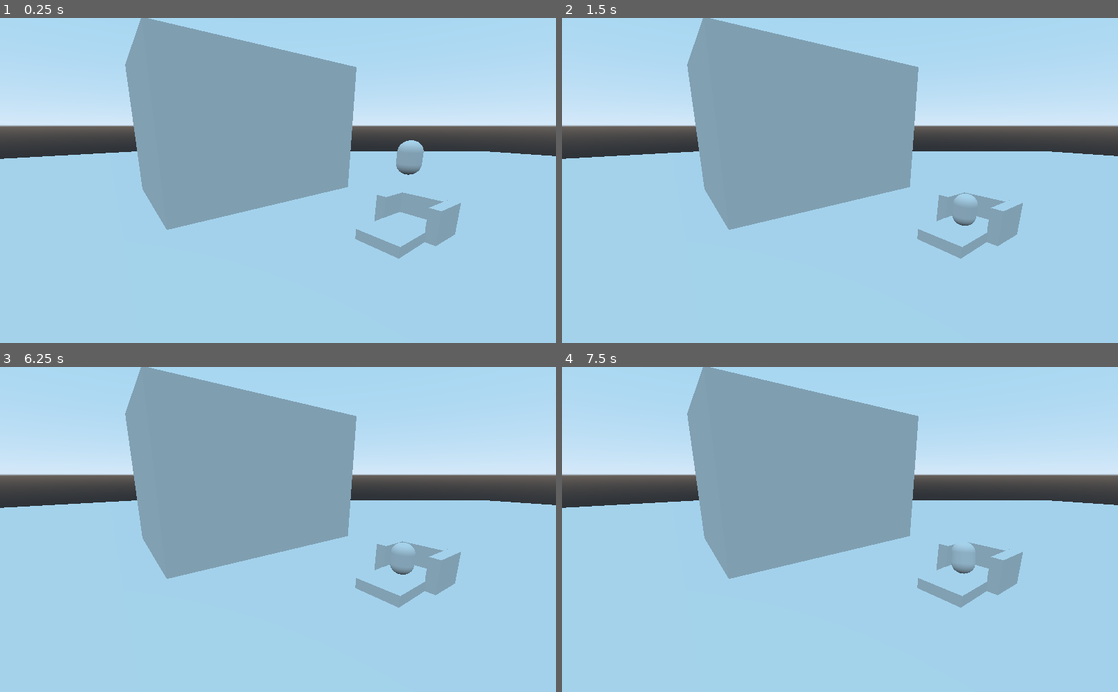
Above: before the commit, frames 1-4 (two rows, left to right).
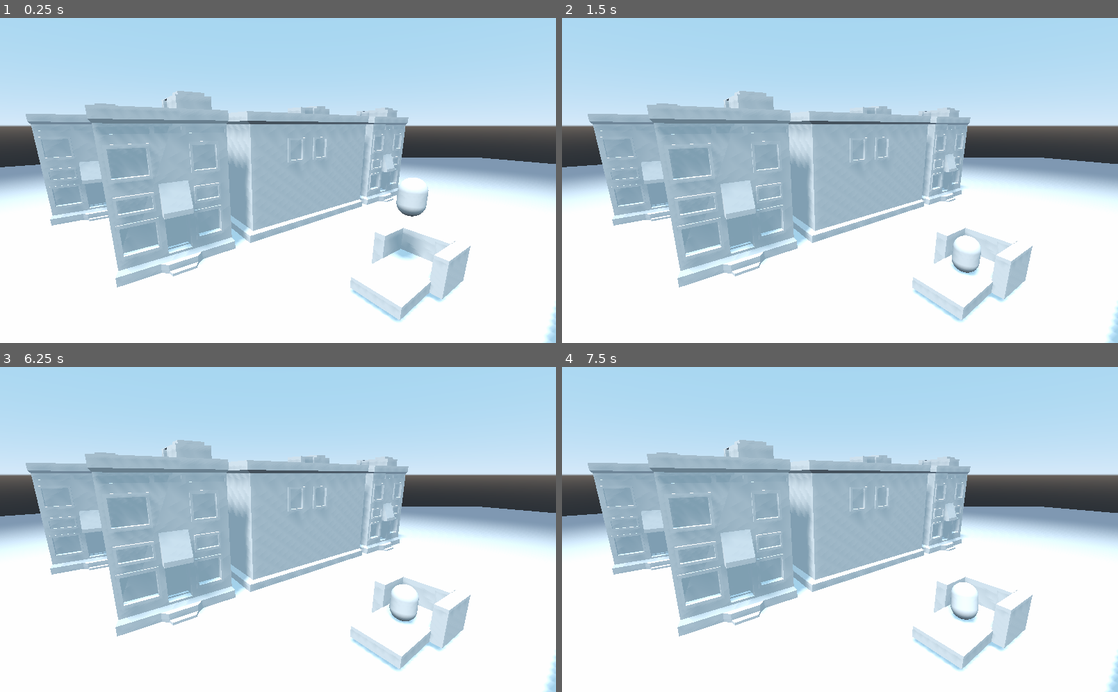
Above: after the commit, the same moments.

Repository: cullumi/One-Second-Speedster
Game: Godot game, scene res://Level 1/Level 1.tscn
Same seed, same stepped clock (60 frames per second), same inputs: the game is played once before the commit and once after it.
Inputs:
- Up to frame 1 (0.25 s): no input
- Up to frame 2 (1.5 s): no input
- Up to frame 3 (6.25 s): tap Enter at 2, 3.5, 5 s; tap Space at 2.75, 4.25, 5.75 s
- Up to frame 4 (7.5 s): no input

The runs differ from the first frame. In frame 1, 71% of the frame differs, in the area x 0-100%, y 0-100%; in frame 2, 71%; in frame 3, 71%; in frame 4, 71%.

Commit message:
No Notable Changes
(Caused by opening levels and running them)

Diff:
--- a/Level 1/Level 1.tscn
+++ b/Level 1/Level 1.tscn
@@ -1,9 +1,11 @@
 [gd_scene load_steps=17 format=2]
 
 [ext_resource path="res://Level 1/Level 1.gd" type="Script" id=1]
-[ext_resource path="res://Level 1/Trolly.gd" type="Script" id=2]
-[ext_resource path="res://Level 1/Real-Time Camera.gd" type="Script" id=3]
-[ext_resource path="res://Level 1/PathFollow.gd" type="Script" id=4]
+[ext_resource path="res://Assets/Meshes/Detailed Building.tscn" type="PackedScene" id=2]
+[ext_resource path="res://Level 1/Trolly.gd" type="Script" id=3]
+[ext_resource path="res://Level 1/lvl1_env.tres" type="Environment" id=4]
+[ext_resource path="res://Level 1/Real-Time Camera.gd" type="Script" id=5]
+[ext_resource path="res://Level 1/PathFollow.gd" type="Script" id=6]
 
 [sub_resource type="PlaneMesh" id=1]
 size = Vector2( 192, 256 )
@@ -11,12 +13,6 @@
 [sub_resource type="ConcavePolygonShape" id=13]
 data = PoolVector3Array( 96, 0, 128, -96, 0, 128, 96, 0, -128, -96, 0, 128, -96, 0, -128, 96, 0, -128 )
 
-[sub_resource type="CubeMesh" id=3]
-size = Vector3( 20, 20, 30 )
-
-[sub_resource type="ConvexPolygonShape" id=4]
-points = PoolVector3Array( -10, 10, 15, 10, 10, -15, 10, 10, 15, -10, 10, -15, -10, -10, 15, 10, -10, -15, 10, -10, 15, -10, -10, -15, 10, 10, 15, -10, 10, -15, 10, 10, -15, -10, 10, 15, 10, -10, 15, -10, -10, -15, 10, -10, -15, -10, -10, 15, 10, 10, 15, -10, -10, 15, -10, 10, 15, 10, -10, 15, 10, 10, -15, -10, -10, -15, -10, 10, -15, 10, -10, -15 )
-
 [sub_resource type="ConvexPolygonShape" id=5]
 points = PoolVector3Array( 0, 0, 1.5, 0, 0, 1.5, 0, 0, 1.5, 0, 0, 1.5, 0, 0, 1.5, 0, 0, 1.5, 0, 0, 1.5, 0, 0, 1.5, 0, 0 …(56722 unchanged characters)…
 
@@ -35,25 +31,25 @@
 
 [sub_resource type="Curve3D" id=11]
 _data = {
-"points": PoolVector3Array( 0, 0, 0, 0, 0, 0, -0.805283, 1.3589, 18.4287, 0, 0, 0, 0, 0, 0, -0.24303, 0.456134, 2.60398, 0, 0, 0, 0, 0, 0, -0.505646, 0.492297, -44.4335 ),
-"tilts": PoolRealArray( 0, 0, 0 )
+"points": PoolVector3Array( 0, 0, 0, 0, 0, 0, -0.805283, 1.3589, 18.4287, 0, 0, 0, 0, 0, 0, -0.24303, 0.456134, 2.60398, 0, 0, 0, 0, 0, 0, -1.40167, 0.717995, -27.3455, 0.47264, 0.229677, 6.10949, -0.47264, -0.229677, -6.10949, -1.08321, 0.450845, -42.968, 4.81497, 0.0445043, 4.0635, -4.81497, -0.0445043, -4.0635, -10.4467, 0.326312, -62.0262, 0, 0, 0, 0, 0, 0, -25.8646, 0.45869, -65.8364 ),
+"tilts": PoolRealArray( 0, 0, 0, 0, 0, 0 )
 }
 
 [sub_resource type="Curve3D" id=12]
 _data = {
-"points": PoolVector3Array( 0, 0, 0, 0, 0, 0, 0.415953, 0.263329, 19.518, 0, 0, 0, 0, 0, 0, -0.453586, 0.429115, 2.46197, 0, 0, 0, 0, 0, 0, 2.48763, 0.355989, -3.96827, 0, 0, 0, 0, 0, 0, 9.7591, 0.0413806, -11.1574, 0, 0, 0, 0, 0, 0, 20.6481, 0.291229, -15.0488, 0, 0, 0, 0, 0, 0, 31.3119, 0.69788, -15.7793 ),
-"tilts": PoolRealArray( 0, 0, 0, 0, 0, 0 )
+"points": PoolVector3Array( 0, 0, 0, 0, 0, 0, 0.415953, 0.263329, 19.518, -0.578014, -0.0166445, 2.85981, 0.578014, 0.0166445, -2.85981, -0.453586, 0.429115, 2.46197, -1.27233, 0.0312486, 1.58867, 1.27233, -0.0312486, -1.58867, 4.22364, 0.278238, -6.4688, -9.87807, -0.253149, -0.350781, 9.87807, 0.253149, 0.350781, 22.6667, 0.283567, -14.2691, 0, 0, 0, 0, 0, 0, 44.7938, 0.271431, -14.5377 ),
+"tilts": PoolRealArray( 0, 0, 0, 0, 0 )
 }
 
 [node name="Level 1" type="Spatial"]
 script = ExtResource( 1 )
 
 [node name="Static Environment" type="Node" parent="."]
-editor/display_folded = true
 
 [node name="Ground" type="MeshInstance" parent="Static Environment"]
 editor/display_folded = true
 transform = Transform( 1, 0, 0, 0, 1, 0, 0, 0, 1, 10.538, 0, 0 )
+use_in_baked_light = true
 mesh = SubResource( 1 )
 material/0 = null
 
@@ -62,49 +58,89 @@
 [node name="CollisionShape" type="CollisionShape" parent="Static Environment/Ground/StaticBody"]
 shape = SubResource( 13 )
 
-[node name="Building" type="MeshInstance" parent="Static Environment"]
-editor/display_folded = true
-transform = Transform( 1, 0, 0, 0, 1, 0, 0, 0, 1, 25.607, 9.82424, 16.4243 )
-mesh = SubResource( 3 )
-material/0 = null
-
-[node name="StaticBody" type="StaticBody" parent="Static Environment/Building"]
-
-[node name="CollisionShape" type="CollisionShape" parent="Static Environment/Building/StaticBody"]
-shape = SubResource( 4 )
-
-[node name="Building3" type="MeshInstance" parent="Static Environment"]
-editor/display_folded = true
-transform = Transform( 1, 0, 0, 0, 1, 0, 0, 0, 1, -21.4609, 9.82424, 16.4243 )
-mesh = SubResource( 3 )
-material/0 = null
-
-[node name="StaticBody" type="StaticBody" parent="Static Environment/Building3"]
-
-[node name="CollisionShape" type="CollisionShape" parent="Static Environment/Building3/StaticBody"]
-shape = SubResource( 4 )
-
-[node name="Building4" type="MeshInstance" parent="Static Environment"]
-editor/display_folded = true
-transform = Transform( 1, 0, 0, 0, 1, 0, 0, 0, 1, -21.4609, 9.82424, -18.2757 )
-mesh = SubResource( 3 )
-material/0 = null
-
-[node name="StaticBody" type="StaticBody" parent="Static Environment/Building4"]
-
-[node name="CollisionShape" type="CollisionShape" parent="Static Environment/Building4/StaticBody"]
-shape = SubResource( 4 )
-
-[node name="Building2" type="MeshInstance" parent="Static Environment"]
-editor/display_folded = true
-transform = Transform( 0.158438, 0, -0.987369, 0, 1, 0, 0.987369, 0, 0.158438, 24.8932, 9.96964, -35.9024 )
-mesh = SubResource( 3 )
-material/0 = null
-
-[node name="StaticBody" type="StaticBody" parent="Static Environment/Building2"]
-
-[node name="CollisionShape" type="CollisionShape" parent="Static Environment/Building2/StaticBody"]
-shape = SubResource( 4 )
+[node name="Buildings" type="Node" parent="Static Environment"]
+editor/display_folded = true
+
+[node name="Detailed Building" parent="Static Environment/Buildings" instance=ExtResource( 2 )]
+transform = Transform( -1.5, 0, -2.26494e-007, 0, 1.5, 0, 2.26494e-007, 0, -1.5, 24.6163, -0.291611, 5.06962 )
+
+[node name="Detailed Building2" parent="Static Environment/Buildings" instance=ExtResource( 2 )]
+transform = Transform( 2.38419e-007, 0, -1.5, 0, 1.5, 0, 1.5, 0, 2.38419e-007, 19.5599, -0.291611, 23.2581 )
+
+[node name="Detailed Building3" parent="Static Environment/Buildings" instance=ExtResource( 2 )]
+transform = Transform( -1.5, 0, -2.26494e-007, 0, 1.5, 0, 2.26494e-007, 0, -1.5, 24.6163, -0.291611, 40.7897 )
+
+[node name="Detailed Building4" parent="Static Environment/Buildings" instance=ExtResource( 2 )]
+transform = Transform( -1.5, 0, -2.26494e-007, 0, 1.5, 0, 2.26494e-007, 0, -1.5, -21.2881, -0.291611, 40.1055 )
+
+[node name="Detailed Building5" parent="Static Environment/Buildings" instance=ExtResource( 2 )]
+transform = Transform( -1.60927e-007, 0, 1.5, 0, 1.5, 0, -1.5, 0, -1.60927e-007, -16.0611, -0.291611, 21.3546 )
+
+[node name="Detailed Building6" parent="Static Environment/Buildings" instance=ExtResource( 2 )]
+transform = Transform( 1.5, 0, 9.53596e-008, 0, 1.5, 0, -9.53596e-008, 0, 1.5, -20.9851, -0.291611, -0.994647 )
+
+[node name="Detailed Building7" parent="Static Environment/Buildings" instance=ExtResource( 2 )]
+transform = Transform( 1.5, 0, 9.53596e-008, 0, 1.5, 0, -9.53596e-008, 0, 1.5, -20.9851, -0.291611, -11.8342 )
+
+[node name="Detailed Building8" parent="Static Environment/Buildings" instance=ExtResource( 2 )]
+transform = Transform( 1.5, 0, 9.53596e-008, 0, 1.5, 0, -9.53596e-008, 0, 1.5, -20.9851, -0.291611, -22.6528 )
+
+[node name="Detailed Building9" parent="Static Environment/Buildings" instance=ExtResource( 2 )]
+transform = Transform( 1.5, 0, 9.53596e-008, 0, 1.5, 0, -9.53596e-008, 0, 1.5, -20.9851, -0.291611, -33.3474 )
+
+[node name="Detailed Building10" parent="Static Environment/Buildings" instance=ExtResource( 2 )]
+transform = Transform( -1.5, 0, -2.26494e-007, 0, 1.5, 0, 2.26494e-007, 0, -1.5, 18.3567, -0.291611, -36.5346 )
+
+[node name="Detailed Building11" parent="Static Environment/Buildings" instance=ExtResource( 2 )]
+transform = Transform( 2.92061e-007, 0, -1.5, 0, 1.5, 0, 1.5, 0, 2.92061e-007, 13.7844, -0.291611, -33.0867 )
+
+[node name="Detailed Building12" parent="Static Environment/Buildings" instance=ExtResource( 2 )]
+transform = Transform( 2.92061e-007, 0, -1.5, 0, 1.5, 0, 1.5, 0, 2.92061e-007, 24.1599, -0.291611, -33.0867 )
+
+[node name="Detailed Building13" parent="Static Environment/Buildings" instance=ExtResource( 2 )]
+transform = Transform( 1.5, 0, 3.57628e-007, 0, 1.5, 0, -3.57628e-007, 0, 1.5, 38.7866, -0.291611, -31.6796 )
+
+[node name="Detailed Building14" parent="Static Environment/Buildings" instance=ExtResource( 2 )]
+transform = Transform( -1.5, 0, -4.88762e-007, 0, 1.5, 0, 4.88762e-007, 0, -1.5, 44.9004, -0.291611, -1.63184 )
+
+[node name="Detailed Building15" parent="Static Environment/Buildings" instance=ExtResource( 2 )]
+transform = Transform( 5.54329e-007, 0, -1.5, 0, 1.5, 0, 1.5, 0, 5.54329e-007, 46.3823, -0.291611, 15.201 )
+
+[node name="Detailed Building16" parent="Static Environment/Buildings" instance=ExtResource( 2 )]
+transform = Transform( 5.54329e-007, 0, -1.5, 0, 1.5, 0, 1.5, 0, 5.54329e-007, 40.3429, -0.291611, 36.9325 )
+
+[node name="Detailed Building17" parent="Static Environment/Buildings" instance=ExtResource( 2 )]
+transform = Transform( 5.54329e-007, 0, -1.5, 0, 1.5, 0, 1.5, 0, 5.54329e-007, -35.922, -0.291611, 31.7565 )
+
+[node name="Detailed Building18" parent="Static Environment/Buildings" instance=ExtResource( 2 )]
+transform = Transform( 1.5, 0, 6.19896e-007, 0, 1.5, 0, -6.19896e-007, 0, 1.5, -40.8622, -0.291611, 9.15753 )
+
+[node name="Detailed Building19" parent="Static Environment/Buildings" instance=ExtResource( 2 )]
+transform = Transform( -6.85463e-007, 0, 1.5, 0, 1.5, 0, -1.5, 0, -6.85463e-007, -56.0009, -0.291609, 24.5075 )
+
+[node name="Detailed Building20" parent="Static Environment/Buildings" instance=ExtResource( 2 )]
+transform = Transform( -1.06066, 0, 1.06066, 0, 1.5, 0, -1.06066, 0, -1.06066, -21.9426, -0.291609, -42.5877 )
+
+[node name="Detailed Building21" parent="Static Environment/Buildings" instance=ExtResource( 2 )]
+transform = Transform( -1.06066, 0, -1.06066, 0, 1.5, 0, 1.06066, 0, -1.06066, 7.66406, -0.291609, -75.6854 )
+
+[node name="Detailed Building22" parent="Static Environment/Buildings" instance=ExtResource( 2 )]
+transform = Transform( -1.06066, 0, -1.06066, 0, 1.5, 0, 1.06066, 0, -1.06066, 0.0449944, -0.291609, -83.3764 )
+
+[node name="Detailed Building23" parent="Static Environment/Buildings" instance=ExtResource( 2 )]
+transform = Transform( -1.5, 0, -6.55651e-007, 0, 1.5, 0, 6.55651e-007, 0, -1.5, -21.1401, -0.291609, -84.7744 )
+
+[node name="Detailed Building24" parent="Static Environment/Buildings" instance=ExtResource( 2 )]
+transform = Transform( 1.06066, 0, -1.06066, 0, 1.5, 0, 1.06066, 0, 1.06066, -41.9835, -0.291605, -83.9477 )
+
+[node name="Detailed Building25" parent="Static Environment/Buildings" instance=ExtResource( 2 )]
+transform = Transform( -0.388229, 0, 1.44889, 0, 1.5, 0, -1.44889, 0, -0.388229, 12.8728, -0.291609, -52.2541 )
+
+[node name="Detailed Building26" parent="Static Environment/Buildings" instance=ExtResource( 2 )]
+transform = Transform( -0.694006, 0, -1.3298, 0, 1.5, 0, 1.3298, 0, -0.694006, -56.1348, -0.291613, -75.427 )
+
+[node name="Detailed Building27" parent="Static Environment/Buildings" instance=ExtResource( 2 )]
+transform = Transform( 0.283796, 0, -1.47291, 0, 1.5, 0, 1.47291, 0, 0.283796, -60.4626, -0.291613, -57.8241 )
 
 [node name="Peeps" type="Node" parent="."]
 editor/display_folded = true
@@ -122,7 +158,7 @@
 
 [node name="StaticBody2" type="RigidBody" parent="Peeps"]
 editor/display_folded = true
-transform = Transform( 1, 0, 0, 0, -4.37114e-008, -1, 0, 1, -4.37114e-008, 17.5049, 1.58194, -16.3623 )
+transform = Transform( 1, 0, 0, 0, -4.37114e-008, -1, 0, 1, -4.37114e-008, 17.45, 1.58194, -15.3071 )
 
 [node name="CollisionShape" type="CollisionShape" parent="Peeps/StaticBody2"]
 shape = SubResource( 5 )
@@ -133,7 +169,7 @@
 
 [node name="StaticBody3" type="RigidBody" parent="Peeps"]
 editor/display_folded = true
-transform = Transform( 1, 0, 0, 0, -4.37114e-008, -1, 0, 1, -4.37114e-008, 21.6522, 1.58194, -15.1413 )
+transform = Transform( 1, 0, 0, 0, -4.37114e-008, -1, 0, 1, -4.37114e-008, 21.8186, 1.58194, -13.5198 )
 
 [node name="CollisionShape" type="CollisionShape" parent="Peeps/StaticBody3"]
 shape = SubResource( 5 )
@@ -144,7 +180,7 @@
 
 [node name="StaticBody4" type="RigidBody" parent="Peeps"]
 editor/display_folded = true
-transform = Transform( 1, 0, 0, 0, -4.37114e-008, -1, 0, 1, -4.37114e-008, 18.5005, 1.58194, -12.1352 )
+transform = Transform( 1, 0, 0, 0, -4.37114e-008, -1, 0, 1, -4.37114e-008, 17.9665, 1.58194, -12.1564 )
 
 [node name="CollisionShape" type="CollisionShape" parent="Peeps/StaticBody4"]
 shape = SubResource( 5 )
@@ -209,23 +245,30 @@
 material/0 = null
 
 [node name="Real-Time Camera" type="Camera" parent="."]
-transform = Transform( -0.587913, 0.18597, -0.787257, 0, 0.973215, 0.229898, 0.808924, 0.13516, -0.572166, -9.59406, 10.7147, -2.40025 )
-script = ExtResource( 3 )
+transform = Transform( -0.587913, 0.18597, -0.787257, 0, 0.973215, 0.229898, 0.808924, 0.13516, -0.572166, -7.69456, 13.2775, 0.574323 )
+environment = ExtResource( 4 )
+current = true
+script = ExtResource( 5 )
 focus_point = NodePath("../Trolly/Camera Focus Point")
 
 [node name="Left Path" type="Path" parent="."]
-editor/display_folded = true
 transform = Transform( 1, 0, 0, 0, 1, 0, 0, 0, 1, 0.0281987, -0.189789, -0.0553005 )
 curve = SubResource( 11 )
 
 [node name="LeftPathFollow" type="PathFollow" parent="Left Path"]
+v_offset = 1.0
 loop = false
-script = ExtResource( 4 )
+script = ExtResource( 6 )
 
 [node name="Right Path" type="Path" parent="."]
-editor/display_folded = true
 curve = SubResource( 12 )
 
 [node name="RightPathFollow" type="PathFollow" parent="Right Path"]
+v_offset = 1.0
+cubic_interp = false
 loop = false
-script = ExtResource( 4 )
+script = ExtResource( 6 )
+
+[node name="DirectionalLight" type="DirectionalLight" parent="."]
+transform = Transform( -0.278601, 0.946451, -0.163132, 0.373922, 0.263348, 0.889286, 0.884627, 0.186757, -0.427268, 0, 19.7036, 0 )
+shadow_enabled = true
Not shown: 1 places in Level 1/Level 1.tscn that only renumber resources
Not shown: 2 places in Level 3/Level 3.tscn that only renumber resources
